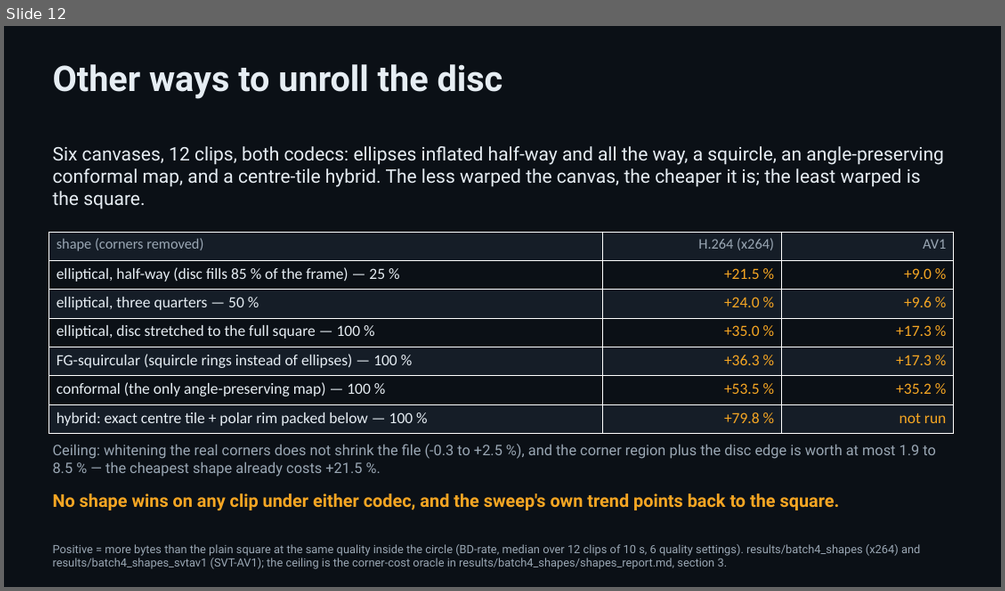
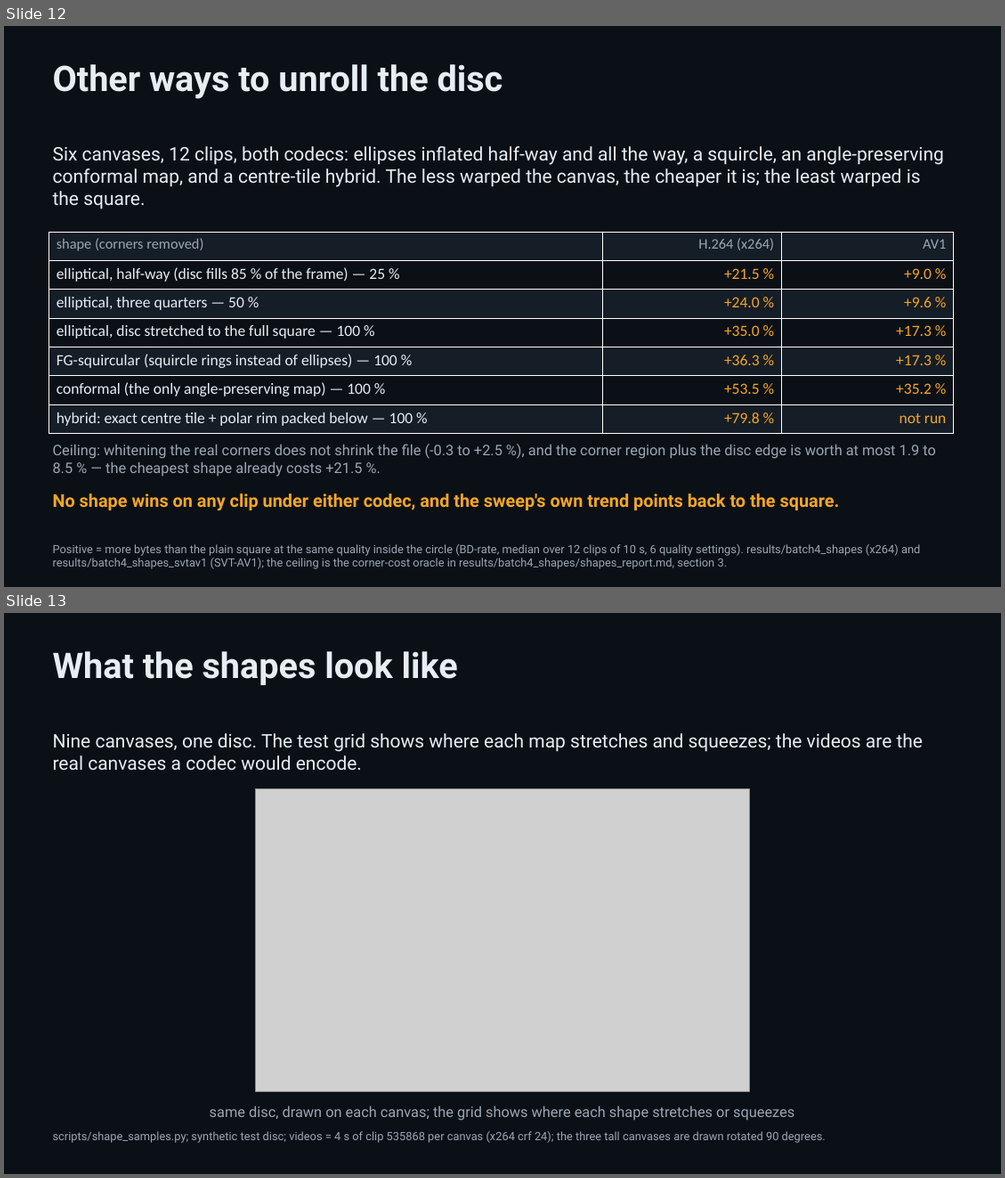
Before and after one commit to padington/polar-codec-site, a slide deck: slides/polar-codec.pptx. Shown one above the other, each under a label of ours: slide 12 before the commit, slides 12 and 13 after it. The pictures are 1005x591 and 1005x1178 pixels, drawn with LibreOffice and Linux fonts; fonts in the diff are those of the drawing; grey boxes stand for pictures. Boxes give left, top, right and bottom in pixels: in the first picture for what was removed or moved away, otherwise in the second. Text is boxed around its words. In the diff, an @@ line names an element or a change of style, - is before the commit and + after.

Commit message:
Deck slide 13 and canvas sample sheets in the Shapes section
New deck slide "What the shapes look like": a synthetic test disc drawn on
all nine canvases, five short canvas videos and a link to the real-frame
sheet (the deck is now 24 slides, the PPTX 25). The Shapes section of the
results page opens with the same two contact sheets. Media under
slides/media/shapes/ and results/media/; nothing over 8 MB, no source clip.

```diff
--- a/slides/polar-codec.pptx
+++ b/slides/polar-codec.pptx
@@ slide 13 added at bbox=[4, 613, 1001, 1174], background #0B1016 @@
@@ text added at bbox=[53, 651, 458, 685], 34 pt, text #E6EDF3, bold @@
+What the shapes look like
@@ text added at bbox=[53, 733, 923, 770], 18 pt, text #E6EDF3 @@
+Nine canvases, one disc. The test grid shows where each map stretches and squeezes; the videos are the real canvases a codec would encode.
@@ picture added at bbox=[255, 788, 750, 1092] @@
@@ text added at bbox=[210, 1106, 794, 1120], 14 pt, text #9AA7B4 @@
+same disc, drawn on each canvas; the grid shows where each shape stretches or squeezes
@@ text added at bbox=[53, 1131, 825, 1143], 11 pt, text #9AA7B4 @@
+scripts/shape_samples.py; synthetic test disc; videos = 4 s of clip 535868 per canvas (x264 crf 24); the three tall canvases are drawn rotated 90 degrees.
```
Also in this commit, not shown: 1 other slide added, 49 other files.
